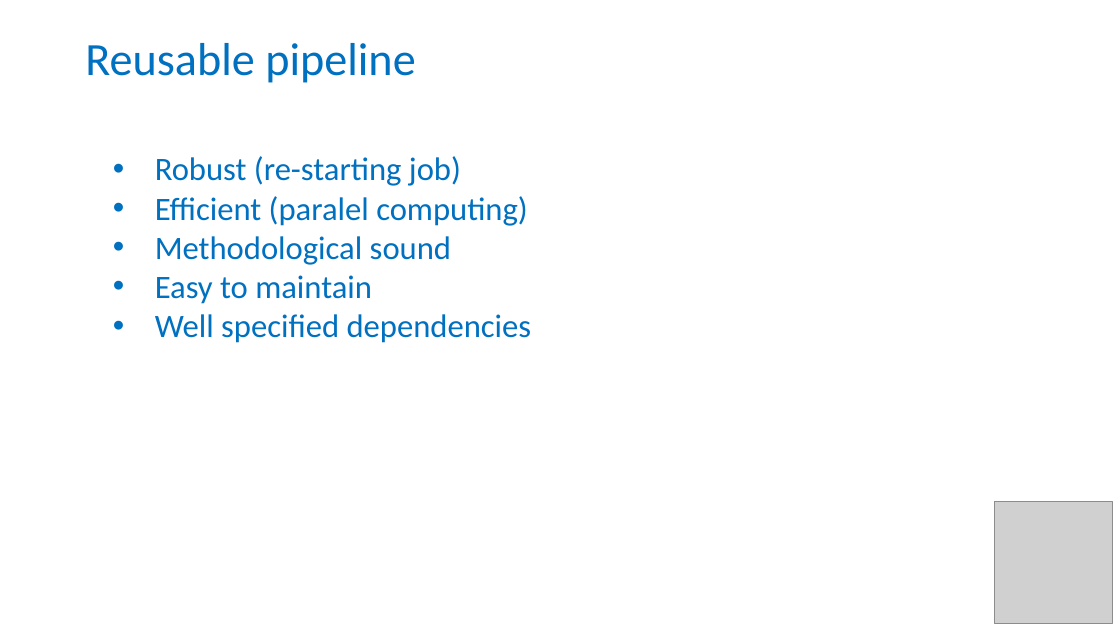
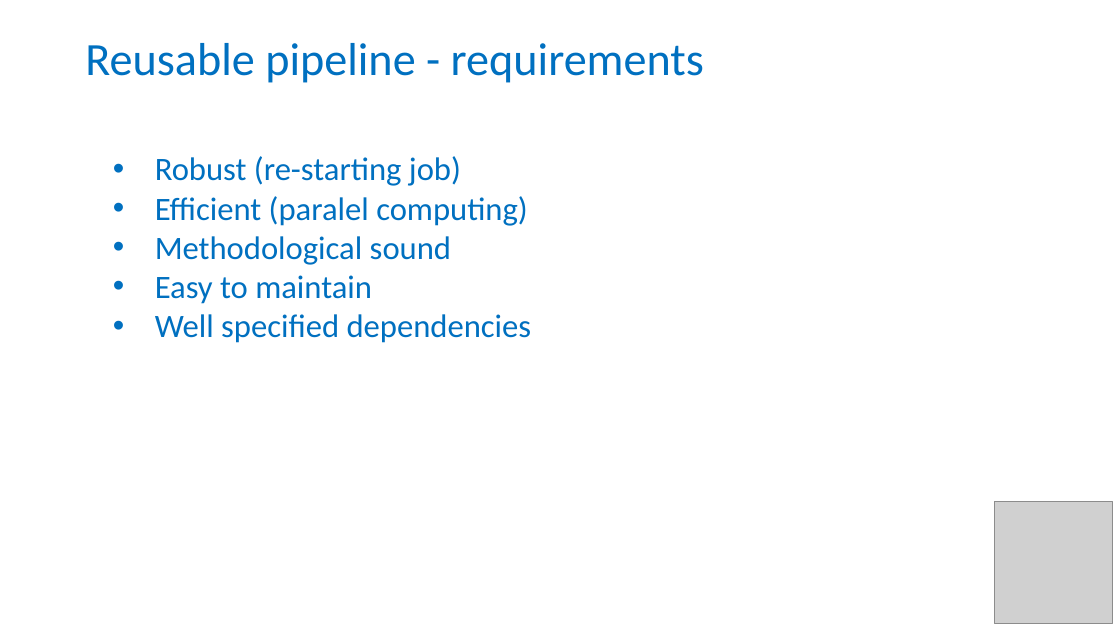
Before and after one commit to carpentries-incubator/fair-bio-practice, a slide deck: slide 12 of instructors/10-Reusable-analysis.pptx. Drawn at 1120x630 pixels with LibreOffice and Linux fonts; fonts in the diff are those of the drawing; grey boxes stand for pictures. Boxes give left, top, right and bottom in pixels: in the first picture for what was removed or moved away, otherwise in the second. Text is boxed around its words. In the diff, an @@ line names an element or a change of style, - is before the commit and + after.

```diff
--- a/instructors/10-Reusable-analysis.pptx
+++ b/instructors/10-Reusable-analysis.pptx
@@ title at [85, 43, 704, 83]: text changed @@
-Reusable pipeline
+Reusable pipeline - requirements
```
Also in this commit, not shown: 1 other slide changed, 1 other file.
